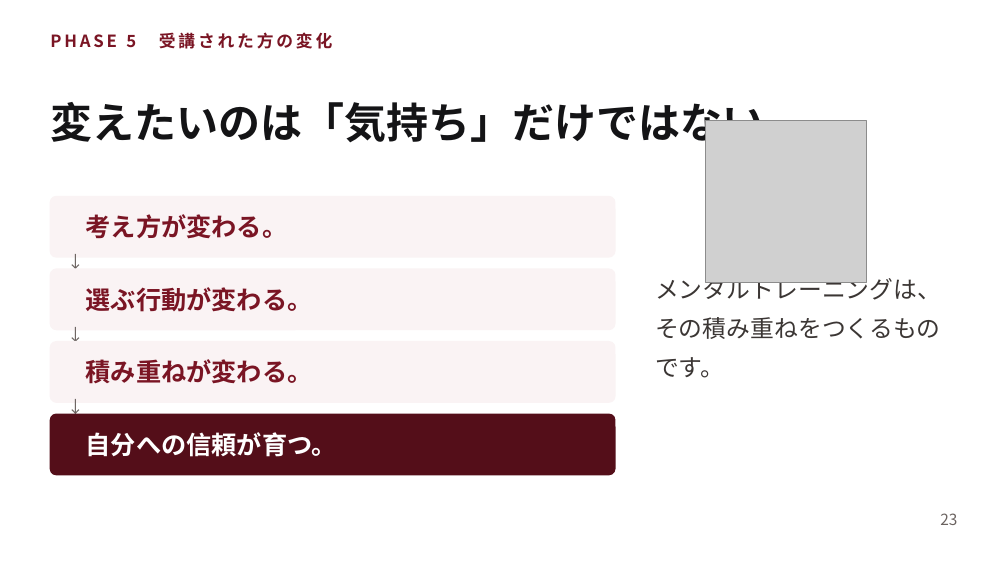
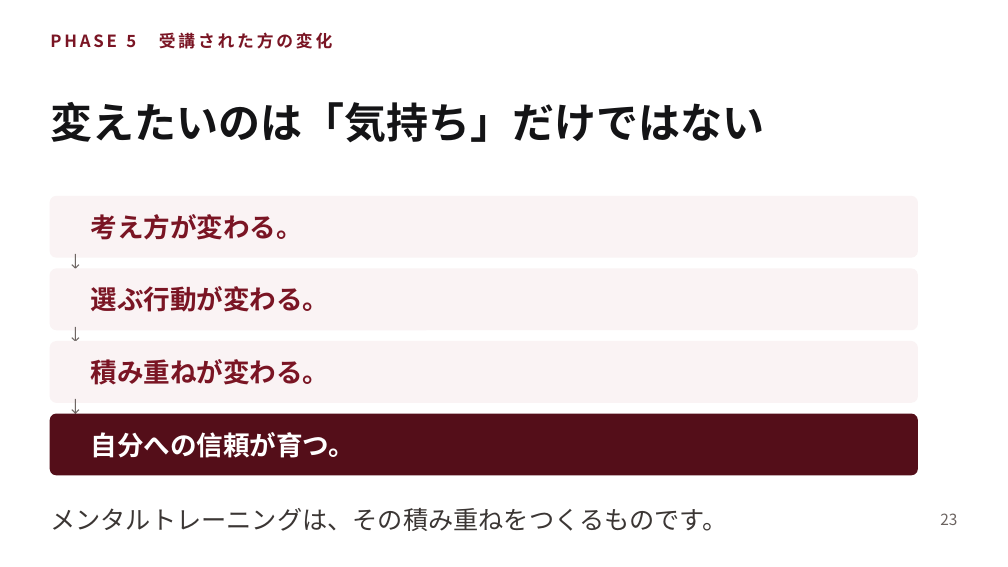
Before and after one commit to shiori0823/shiorin-trainer, a slide deck: slide 23 of deck/consultation-deck.pptx. Drawn at 1008x567 pixels with LibreOffice and Linux fonts; fonts in the diff are those of the drawing; grey boxes stand for pictures. Boxes give left, top, right and bottom in pixels: in the first picture for what was removed or moved away, otherwise in the second. Text is boxed around its words. In the diff, an @@ line names an element or a change of style, - is before the commit and + after.

```diff
--- a/deck/consultation-deck.pptx
+++ b/deck/consultation-deck.pptx
@@ picture removed at [706, 121, 867, 282] @@
@@ rounded rectangle: place and size @@
-rounded rectangle at [50, 197, 615, 257]
+rounded rectangle at [50, 197, 917, 257]
@@ rounded rectangle: place and size @@
-rounded rectangle at [50, 269, 615, 330]
+rounded rectangle at [50, 269, 917, 330]
@@ rounded rectangle: place and size @@
-rounded rectangle at [50, 342, 615, 402]
+rounded rectangle at [50, 342, 917, 402]
@@ rounded rectangle: place and size @@
-rounded rectangle at [50, 414, 615, 475]
+rounded rectangle at [50, 414, 917, 475]
@@ size 18 to 19 pt in 4 elements at [91, 214, 303, 240], [91, 286, 330, 312], [91, 359, 330, 385], [91, 432, 355, 458] @@
@@ text at [50, 508, 727, 531]: text changed; size 17 to 18 pt @@
-メンタルトレーニングは、
-その積み重ねをつくるものです。
+メンタルトレーニングは、その積み重ねをつくるものです。
```
Also in this commit, not shown: 22 other slides changed, 4 other files.
